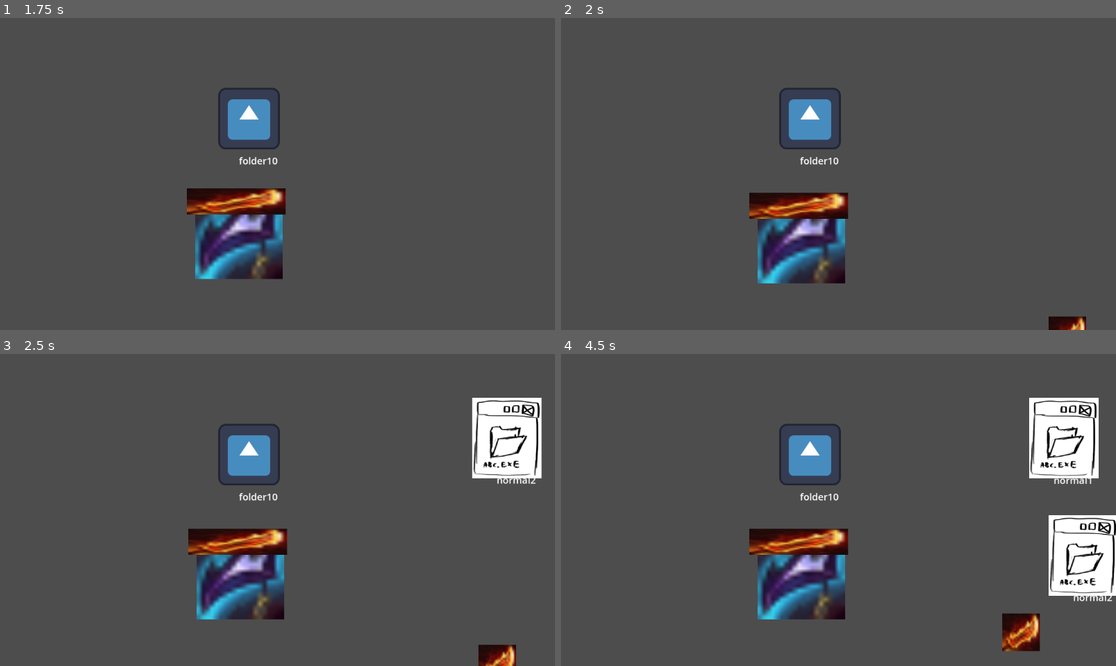
Above: before the commit, frames 1-4 (two rows, left to right).
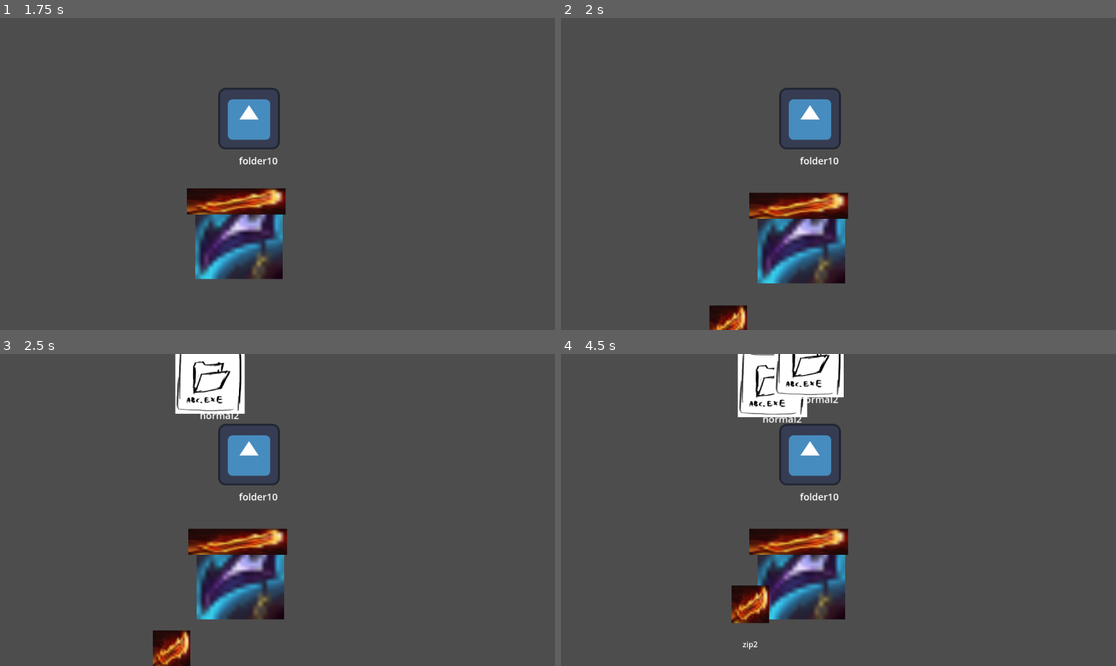
Above: after the commit, the same moments.

Repository: icheft524/Folder-Brawler
Game: Godot game, scene res://main.tscn
Same seed, same stepped clock (60 frames per second), same inputs: the game is played once before the commit and once after it. The engine's default icon, where the game draws it, is replaced by a stand-in: a white triangle on a blue panel in a dark square.
Inputs (mouse positions are in pixels of both pictures, inside the frame that each line leads up to):
- Up to frame 1 (1.75 s): tap Enter at 0.5 s; drag from (388, 189) to (205, 99) at 0.52 s; drag from (205, 99) to (249, 236) at 1.27 s
- Up to frame 2 (2 s): no input
- Up to frame 3 (2.5 s): move the mouse to (333, 441) at 2.02 s; click (333, 441) at 2.17 s
- Up to frame 4 (4.5 s): drag from (1060, 438) to (799, 541) at 2.77 s; drag from (1038, 647) to (1060, 438) at 3.52 s; drag from (672, 463) to (1060, 438) at 4.27 s

Frame 1 is identical in both runs. In frame 2, 0.8% of the frame differs, in the area x 26-95%, y 92-100%; in frame 3, 6.8%; in frame 4, 11%, in the area x 30-100%, y 0-96%.

Commit message:
debug nidnoi

Diff:
--- a/enemy/spawner/enemy_spawner.gd
+++ b/enemy/spawner/enemy_spawner.gd
@@ -18,7 +18,7 @@
 	add_child(enemy_spawn)
 
 func respawn_zip(ehp):
-	var zip_enemy = load("res://enemy/normal_file/normal_file.tscn")
+	var zip_enemy = load("res://enemy/zip_file/zip_file.tscn")
 	var enemy_spawn = zip_enemy.instantiate()
 	enemy_spawn.hp = ehp
 	enemy_spawn.global_position = get_global_mouse_position()
--- a/folder/playerInv.tres
+++ b/folder/playerInv.tres
@@ -7,126 +7,147 @@
 script = ExtResource("2_ypl6w")
 ehp = 0
 ename = ""
+slot_num = 0
 dropped = false
 
 [sub_resource type="Resource" id="Resource_8d2qw"]
 script = ExtResource("2_ypl6w")
 ehp = 0
 ename = ""
+slot_num = 0
 dropped = false
 
 [sub_resource type="Resource" id="Resource_vs771"]
 script = ExtResource("2_ypl6w")
 ehp = 0
 ename = ""
+slot_num = 0
 dropped = false
 
 [sub_resource type="Resource" id="Resource_3r2ot"]
 script = ExtResource("2_ypl6w")
 ehp = 0
 ename = ""
+slot_num = 0
 dropped = false
 
 [sub_resource type="Resource" id="Resource_aq6l1"]
 script = ExtResource("2_ypl6w")
 ehp = 0
 ename = ""
+slot_num = 0
 dropped = false
 
 [sub_resource type="Resource" id="Resource_0jxdp"]
 script = ExtResource("2_ypl6w")
 ehp = 0
 ename = ""
+slot_num = 0
 dropped = false
 
 [sub_resource type="Resource" id="Resource_pmrk6"]
 script = ExtResource("2_ypl6w")
 ehp = 0
 ename = ""
+slot_num = 0
 dropped = false
 
 [sub_resource type="Resource" id="Resource_xiad6"]
 script = ExtResource("2_ypl6w")
 ehp = 0
 ename = ""
+slot_num = 0
 dropped = false
 
 [sub_resource type="Resource" id="Resource_ah063"]
 script = ExtResource("2_ypl6w")
 ehp = 0
 ename = ""
+slot_num = 0
 dropped = false
 
 [sub_resource type="Resource" id="Resource_qnnms"]
 script = ExtResource("2_ypl6w")
 ehp = 0
 ename = ""
+slot_num = 0
 dropped = false
 
 [sub_resource type="Resource" id="Resource_yswms"]
 script = ExtResource("2_ypl6w")
 ehp = 0
 ename = ""
+slot_num = 0
 dropped = false
 
 [sub_resource type="Resource" id="Resource_ykxr3"]
 script = ExtResource("2_ypl6w")
 ehp = 0
 ename = ""
+slot_num = 0
 dropped = false
 
 [sub_resource type="Resource" id="Resource_hww7l"]
 script = ExtResource("2_ypl6w")
 ehp = 0
 ename = ""
+slot_num = 0
 dropped = false
 
 [sub_resource type="Resource" id="Resource_22s37"]
 script = ExtResource("2_ypl6w")
 ehp = 0
 ename = ""
+slot_num = 0
 dropped = false
 
 [sub_resource type="Resource" id="Resource_ari6e"]
 script = ExtResource("2_ypl6w")
 ehp = 0
 ename = ""
+slot_num = 0
 dropped = false
 
 [sub_resource type="Resource" id="Resource_rrxeo"]
 script = ExtResource("2_ypl6w")
 ehp = 0
 ename = ""
+slot_num = 0
 dropped = false
 
 [sub_resource type="Resource" id="Resource_3gwof"]
 script = ExtResource("2_ypl6w")
 ehp = 0
 ename = ""
+slot_num = 0
 dropped = false
 
 [sub_resource type="Resource" id="Resource_f77fh"]
 script = ExtResource("2_ypl6w")
 ehp = 0
 ename = ""
+slot_num = 0
 dropped = false
 
 [sub_resource type="Resource" id="Resource_1u353"]
 script = ExtResource("2_ypl6w")
 ehp = 0
 ename = ""
+slot_num = 0
 dropped = false
 
 [sub_resource type="Resource" id="Resource_yebuf"]
 script = ExtResource("2_ypl6w")
 ehp = 0
 ename = ""
+slot_num = 0
 dropped = false
 
 [sub_resource type="Resource" id="Resource_yp7hc"]
 script = ExtResource("2_ypl6w")
 ehp = 0
 ename = ""
+slot_num = 0
 dropped = false
 
 [resource]
--- a/folder/slot.gd
+++ b/folder/slot.gd
@@ -28,14 +28,16 @@
 		name_text.text = slot.ename
 		ehp = slot.ehp
 		slot_num = slot.slot_num
-		origin = file_visual.position
+		origin = $CenterContainer/Panel.position
 
 func _physics_process(delta):
 	if dragging:
 		file_visual.position = get_local_mouse_position()
 
+
 func _on_gui_input(event):
 	if event is InputEventMouseButton:
+		#file_visual.position = origin
 		if event.is_pressed() && mouse_in:
 			dragging = true
 			print('Slot number',slot_num)
--- a/main.tscn
+++ b/main.tscn
@@ -13,7 +13,7 @@
 time_start = 0
 time_end = 300
 enemy = ExtResource("2_s62h6")
-enemy_num = 10
+enemy_num = 3
 enemy_spawn_delay = 1
 
 [sub_resource type="Resource" id="Resource_rhfm3"]
@@ -21,7 +21,7 @@
 time_start = 0
 time_end = 300
 enemy = ExtResource("3_vqyii")
-enemy_num = 10
+enemy_num = 3
 enemy_spawn_delay = 1
 
 [node name="main" type="Node2D"]
